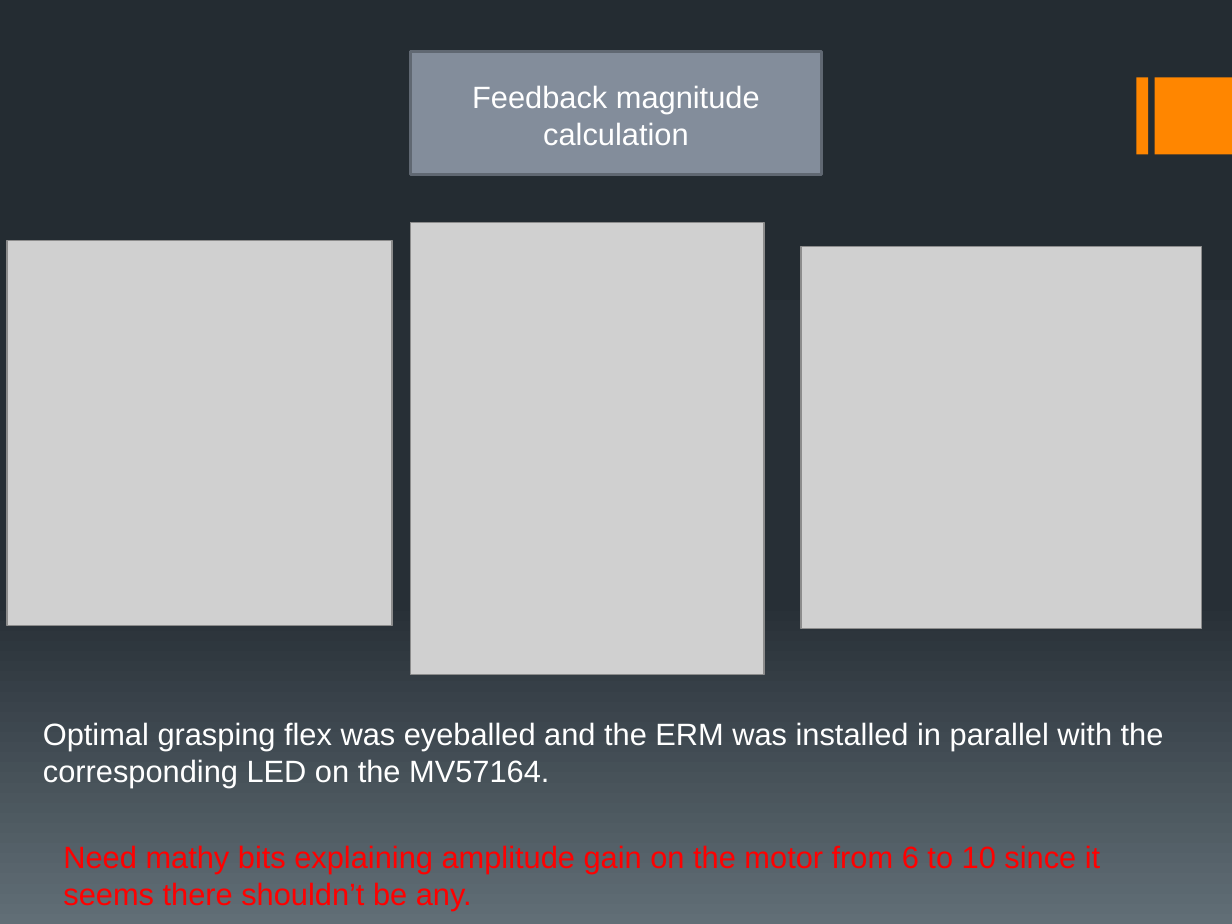
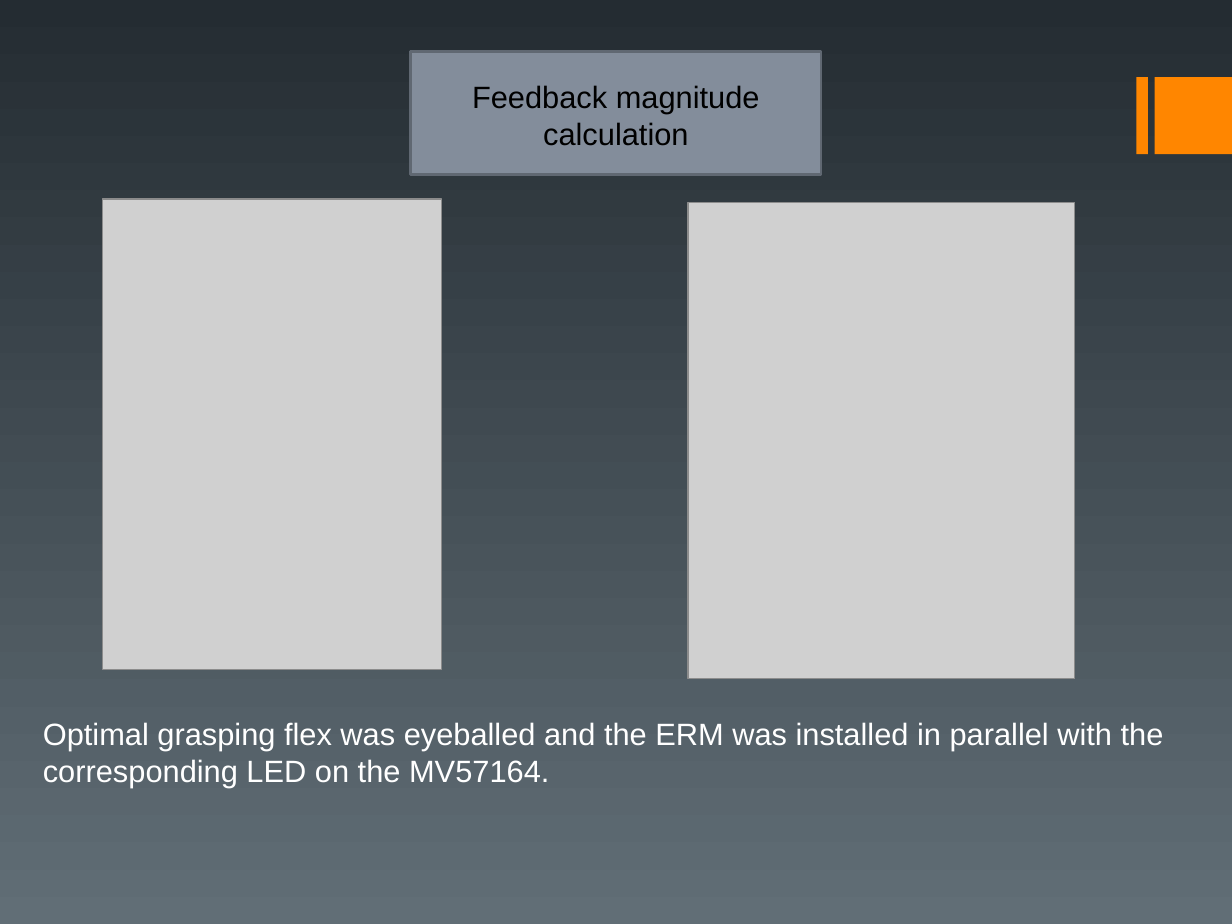
Before and after one commit to czod/HapticGlove, a slide deck: slide 8 of Docs/Final Project.pptx. Drawn at 1232x924 pixels with LibreOffice and Linux fonts; fonts in the diff are those of the drawing; grey boxes stand for pictures. Boxes give left, top, right and bottom in pixels: in the first picture for what was removed or moved away, otherwise in the second. Text is boxed around its words. In the diff, an @@ line names an element or a change of style, - is before the commit and + after.

```diff
--- a/Docs/Final Project.pptx
+++ b/Docs/Final Project.pptx
@@ background gradient #242C33 to #273037 to #636D76 to gradient #242C32 to #616E76 @@
@@ rectangle at (x1=410, y1=52, x2=821, y2=175): outline #616873 1.5 pt to #606872 1.5 pt @@
@@ text "Feedback magnitude calculation" at (x1=472, y1=85, x2=760, y2=146): text colour #FFFFFF to #000000 @@
@@ picture resized from (x1=7, y1=240, x2=392, y2=625) to (x1=102, y1=200, x2=441, y2=670) @@
@@ picture resized from (x1=410, y1=223, x2=764, y2=675) to (x1=687, y1=202, x2=1074, y2=679) @@
@@ picture removed at (x1=801, y1=246, x2=1201, y2=628) @@
@@ text removed at (x1=63, y1=845, x2=1100, y2=911) @@
-Need mathy bits explaining amplitude gain on the motor from 6 to 10 since it seems there shouldn’t be any.
```
Also in this commit, not shown: 10 other slides changed, 2 slides added, 3 slides removed, 1 other file.
